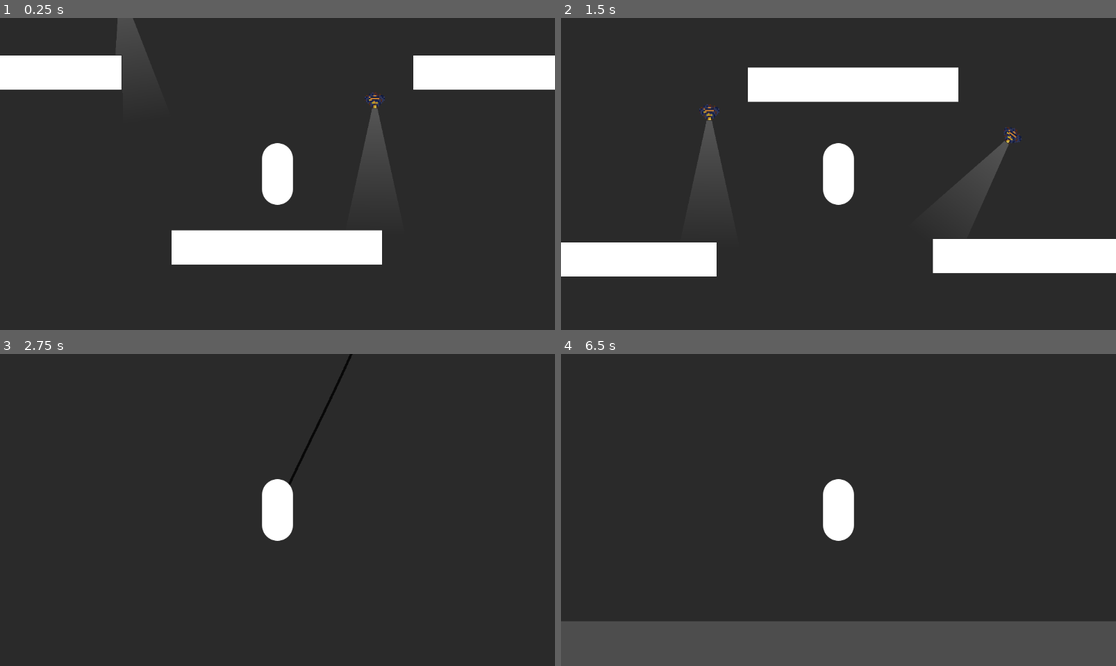
Above: before the commit, frames 1-4 (two rows, left to right).
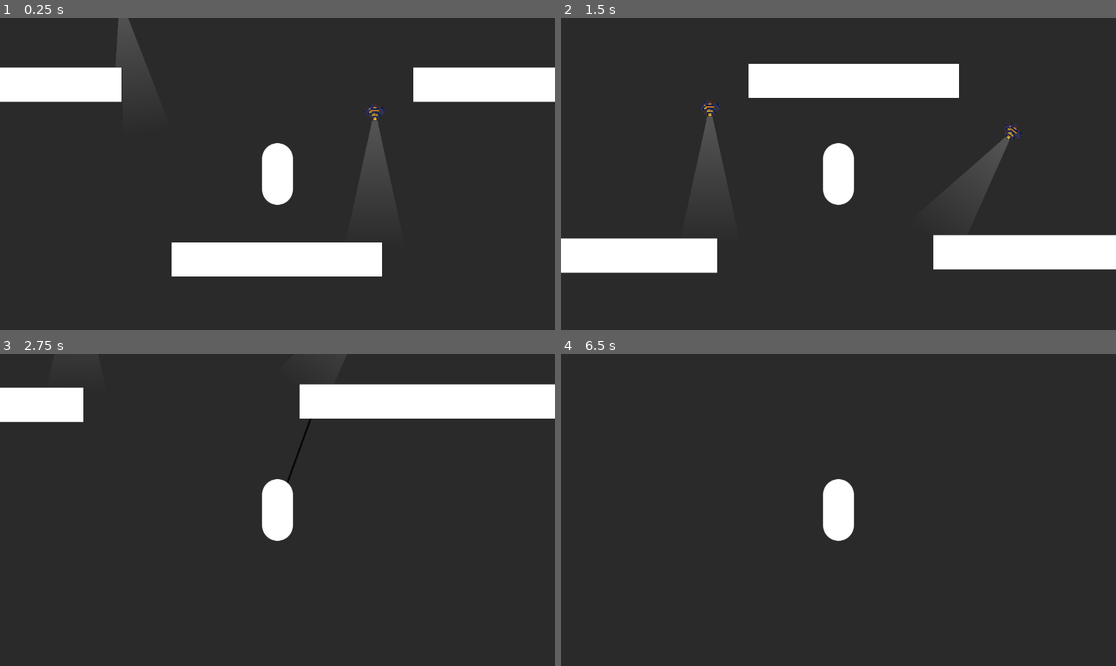
Above: after the commit, the same moments.

Repository: cookiemonsternz/SLIFT-Public
Game: Godot game, scene res://scenes/test.tscn
Two runs of this game, one before a commit and one after it. Both use one fixed random seed, a clock stepped at 60 frames per second and the inputs below.
Inputs (mouse positions are in pixels of both pictures, inside the frame that each line leads up to):
- Up to frame 1 (0.25 s): no input
- Up to frame 2 (1.5 s): move the mouse to (960, 158) at 0.52 s; press the mouse at (960, 158) at 0.53 s; hold D (move_right) from 0.53 s (still down); tap Space (player_jump) at 0.77 s; right-click (960, 158) at 0.8 s; move the mouse to (727, 189) at 1.27 s; release the mouse at (727, 189) at 1.28 s; right-click (727, 189) at 1.35 s
- Up to frame 3 (2.75 s): tap Space (player_jump) at 1.52 s; click (166, 525) at 1.55 s; move the mouse to (333, 441) at 2.02 s; release D (move_right) at 2.03 s; press the mouse at (333, 441) at 2.03 s; hold A (move_left) from 2.03 s (still down); right-click (333, 441) at 2.3 s
- Up to frame 4 (6.5 s): move the mouse to (810, 572) at 2.77 s; release A (move_left) at 2.78 s; release the mouse at (810, 572) at 2.78 s; hold D (move_right) 2.78-4.28 s; right-click (810, 572) at 2.85 s; tap Space (player_jump) at 3.02, 3.77, 4.52, 5, 6.02 s; click (810, 572) at 3.05 s; move the mouse to (1005, 556) at 3.52 s; press the mouse at (1005, 556) at 3.53 s; right-click (1005, 556) at 3.8 s; tap Enter at 4.25, 5.75 s; move the mouse to (672, 463) at 4.27 s; release the mouse at (672, 463) at 4.28 s; hold A (move_left) 4.28-5.03 s; right-click (672, 463) at 4.35 s; click (672, 463) at 4.55 s; move the mouse to (866, 510) at 5.02 s; press the mouse at (866, 510) at 5.03 s; hold D (move_right) 5.03-5.78 s; right-click (866, 510) at 5.3 s; move the mouse to (755, 432) at 5.77 s; release the mouse at (755, 432) at 5.78 s; hold A (move_left) from 5.78 s (still down); right-click (755, 432) at 5.85 s; click (755, 432) at 6.05 s

The runs differ from the first frame. In frame 1, 7.2% of the frame differs, in the area x 0-100%, y 0-83%; in frame 2, 3.1%; in frame 3, 7.0%; in frame 4, 14%, in the area x 0-100%, y 85-100%.

Commit message:
fixed physics jitter

Diff:
--- a/project.godot
+++ b/project.godot
@@ -58,3 +58,7 @@
 2d_physics/layer_2="Rigidbodies"
 2d_physics/layer_3="Light"
 2d_physics/layer_4="Player"
+
+[physics]
+
+common/physics_jitter_fix=1.0
--- a/scenes/characters/player.tscn
+++ /dev/null
@@ -1,152 +0,0 @@
-[gd_scene load_steps=14 format=3 uid="uid://bjk2n8cwtbfil"]
-
-[ext_resource type="Script" path="res://addons/shape_texture_2d/shape_texture_2d.gd" id="1_42r4y"]
-[ext_resource type="Script" path="res://scripts/characters/player.gd" id="1_l73r6"]
-[ext_resource type="Script" path="res://addons/shape_texture_2d/drawable_capsule.gd" id="2_61cpy"]
-[ext_resource type="PackedScene" uid="uid://cbfarsdxo3xll" path="res://scenes/characters/components/rope.tscn" id="4_yprrp"]
-[ext_resource type="Script" path="res://scripts/characters/components/player_physics_follow.gd" id="5_74d1f"]
-[ext_resource type="PackedScene" uid="uid://2yvmq877upop" path="res://scenes/characters/components/health_component.tscn" id="6_xgtbg"]
-
-[sub_resource type="CapsuleShape2D" id="CapsuleShape2D_rh5mj"]
-radius = 31.0
-height = 126.0
-
-[sub_resource type="Resource" id="Resource_12rae"]
-script = ExtResource("2_61cpy")
-width = 0.5
-
-[sub_resource type="Texture2D" id="Texture2D_7im1b"]
-resource_local_to_scene = false
-resource_name = ""
-script = ExtResource("1_42r4y")
-size = Vector2i(128, 128)
-shape = SubResource("Resource_12rae")
-fill_type = 0
-fill_color = Color(1, 1, 1, 1)
-fill_from = Vector2(0, 0)
-fill_to = Vector2(1, 0)
-fill_repeat = "pad"
-stroke_type = 0
-stroke_width = 0.0
-stroke_color = Color(0, 0, 0, 1)
-stroke_from = Vector2(0, 0)
-stroke_to = Vector2(1, 0)
-stroke_repeat = "pad"
-stroke_joint = "round"
-offset = Vector2(0, 0)
-rotation = 0.0
-scale = Vector2(1, 1)
-
-[sub_resource type="Curve" id="Curve_5ylw7"]
-min_value = -1.0
-_data = [Vector2(0, 0), 0.0, 0.0, 0, 0, Vector2(0.320225, 0.648352), 0.0, 0.0, 0, 0, Vector2(0.724719, -0.560439), 0.0, 0.0, 0, 0, Vector2(1, 0), 0.0, 0.0, 0, 0]
-point_count = 4
-
-[sub_resource type="Curve" id="Curve_gldd0"]
-_data = [Vector2(0, 0), 0.0, 1.0, 0, 1, Vector2(1, 1), 1.0, 0.0, 1, 0]
-point_count = 2
-
-[sub_resource type="RectangleShape2D" id="RectangleShape2D_17qc7"]
-size = Vector2(46, 108)
-
-[sub_resource type="OccluderPolygon2D" id="OccluderPolygon2D_l5py8"]
-polygon = PackedVector2Array(-5, -64, 7, -65, 17, -61, 26, -53, 32, -40, 32, 17, 32, 43, 23, 56, 12, 64, -11, 64, -25, 55, -32, 40, -33, 18, -33, -38, -28, -50, -20, -58, -12, -63)
-
-[node name="Player" type="CharacterBody2D" node_paths=PackedStringArray("grapple_origin", "rope1", "rope2", "raycast", "player_physics_follow", "jump_buffer_timer", "coyote_time_timer", "ground_cast", "health_component", "do_delete_timer") groups=["Player"]]
-collision_layer = 8
-collision_mask = 13
-script = ExtResource("1_l73r6")
-grapple_origin = NodePath("Grapple Components/GrappleOrigin")
-rope1 = NodePath("Grapple Components/Rope1")
-rope2 = NodePath("Grapple Components/Rope2")
-raycast = NodePath("Grapple Components/RayCast2D")
-player_physics_follow = NodePath("Grapple Components/PlayerPhysicsFollow")
-launch_type = 1
-launch_speed = 20.0
-damping = 0.9
-jump_buffer_timer = NodePath("JumpBufferTimer")
-coyote_time_timer = NodePath("CoyoteTimeTimer")
-ground_cast = NodePath("GroundCast")
-gravity_strength = 700.0
-coyote_time_time = 0.25
-health_component = NodePath("Health Component")
-do_delete_timer = NodePath("Timer")
-
-[node name="CollisionShape2D" type="CollisionShape2D" parent="."]
-shape = SubResource("CapsuleShape2D_rh5mj")
-
-[node name="GroundCast" type="RayCast2D" parent="."]
-target_position = Vector2(0, 65)
-
-[node name="Sprite2D" type="Sprite2D" parent="."]
-texture = SubResource("Texture2D_7im1b")
-
-[node name="Camera2D" type="Camera2D" parent="."]
-
-[node name="JumpBufferTimer" type="Timer" parent="."]
-one_shot = true
-
-[node name="CoyoteTimeTimer" type="Timer" parent="."]
-one_shot = true
-
-[node name="VelocityTimer" type="Timer" parent="."]
-wait_time = 0.327
-one_shot = true
-
-[node name="Grapple Components" type="Node2D" parent="."]
-
-[node name="GrappleOrigin" type="Marker2D" parent="Grapple Components"]
-
-[node name="Rope1" parent="Grapple Components" node_paths=PackedStringArray("grapple_origin", "player") instance=ExtResource("4_yprrp")]
-z_index = -1
-width = 4.0
-default_color = Color(0, 0, 0, 1)
-joint_mode = 2
-begin_cap_mode = 2
-end_cap_mode = 2
-antialiased = true
-grapple_origin = NodePath("../GrappleOrigin")
-player = NodePath("../..")
-animation_curve = SubResource("Curve_5ylw7")
-animation_scale = 8.461
-rope_progression_curve = SubResource("Curve_gldd0")
-rope_progression_speed = 9.0
-
-[node name="Rope2" parent="Grapple Components" node_paths=PackedStringArray("grapple_origin", "player") instance=ExtResource("4_yprrp")]
-z_index = -1
-width = 4.0
-default_color = Color(0, 0, 0, 1)
-joint_mode = 2
-begin_cap_mode = 2
-end_cap_mode = 2
-antialiased = true
-grapple_origin = NodePath("../GrappleOrigin")
-player = NodePath("../..")
-side = 1
-animation_curve = SubResource("Curve_5ylw7")
-animation_scale = 8.461
-rope_progression_curve = SubResource("Curve_gldd0")
-rope_progression_speed = 9.0
-
-[node name="RayCast2D" type="RayCast2D" parent="Grapple Components"]
-
-[node name="PlayerPhysicsFollow" type="RigidBody2D" parent="Grapple Components"]
-top_level = true
-collision_layer = 2
-collision_mask = 5
-lock_rotation = true
-script = ExtResource("5_74d1f")
-
-[node name="CollisionShape2D" type="CollisionShape2D" parent="Grapple Components/PlayerPhysicsFollow"]
-shape = SubResource("RectangleShape2D_17qc7")
-
-[node name="Health Component" parent="." instance=ExtResource("6_xgtbg")]
-
-[node name="Timer" type="Timer" parent="."]
-wait_time = 0.1
-one_shot = true
-
-[node name="LightOccluder2D" type="LightOccluder2D" parent="."]
-occluder = SubResource("OccluderPolygon2D_l5py8")
-
-[connection signal="timeout" from="VelocityTimer" to="." method="_on_velocity_timer_timeout"]
--- a/scenes/player.tscn
+++ b/scenes/player.tscn
@@ -1,14 +1,14 @@
-[gd_scene load_steps=16 format=3 uid="uid://brkdvlqw0t3sp"]
+[gd_scene load_steps=14 format=3 uid="uid://bjk2n8cwtbfil"]
 
 [ext_resource type="Script" path="res://addons/shape_texture_2d/shape_texture_2d.gd" id="1_42r4y"]
 [ext_resource type="Script" path="res://scripts/characters/player.gd" id="1_x5w3x"]
 [ext_resource type="Script" path="res://addons/shape_texture_2d/drawable_capsule.gd" id="2_61cpy"]
 [ext_resource type="PackedScene" uid="uid://cbfarsdxo3xll" path="res://scenes/characters/components/rope.tscn" id="4_bcbn3"]
 [ext_resource type="Script" path="res://scripts/characters/components/player_physics_follow.gd" id="5_8xicw"]
-[ext_resource type="PackedScene" uid="uid://bhjgp50f0jlye" path="res://scenes/health_component.tscn" id="6_xgtbg"]
+[ext_resource type="PackedScene" uid="uid://2yvmq877upop" path="res://scenes/characters/components/health_component.tscn" id="6_orm0g"]
 
 [sub_resource type="CapsuleShape2D" id="CapsuleShape2D_rh5mj"]
-radius = 31.0
+radius = 32.0
 height = 126.0
 
 [sub_resource type="Resource" id="Resource_12rae"]
@@ -37,31 +37,23 @@
 rotation = 0.0
 scale = Vector2(1, 1)
 
-[sub_resource type="Curve" id="Curve_c2gwt"]
+[sub_resource type="Curve" id="Curve_5ylw7"]
 min_value = -1.0
-_data = [Vector2(0, 0.0109891), 0.0, 0.0, 0, 0, Vector2(0.292135, -0.362637), 0.0, 0.0, 0, 0, Vector2(0.646067, 0.428571), 0.0, 0.0, 0, 0, Vector2(1, -0.076923), 0.0, 0.0, 0, 0]
+_data = [Vector2(0, 0), 0.0, 0.0, 0, 0, Vector2(0.320225, 0.648352), 0.0, 0.0, 0, 0, Vector2(0.724719, -0.560439), 0.0, 0.0, 0, 0, Vector2(1, 0), 0.0, 0.0, 0, 0]
 point_count = 4
 
-[sub_resource type="Curve" id="Curve_e8fp3"]
+[sub_resource type="Curve" id="Curve_gldd0"]
 _data = [Vector2(0, 0), 0.0, 1.0, 0, 1, Vector2(1, 1), 1.0, 0.0, 1, 0]
 point_count = 2
 
-[sub_resource type="Curve" id="Curve_0ewrl"]
-min_value = -1.0
-_data = [Vector2(0, 0.0329671), 0.0, 0.0, 0, 0, Vector2(0.286517, -0.362637), 0.0, 0.0, 0, 0, Vector2(0.623596, 0.538462), 0.0, 0.0, 0, 0, Vector2(0.960674, 0.0769231), 0.0, 0.0, 0, 0]
-point_count = 4
+[sub_resource type="CapsuleShape2D" id="CapsuleShape2D_eru5a"]
+radius = 32.0
+height = 128.0
 
-[sub_resource type="Curve" id="Curve_3wnwk"]
-_data = [Vector2(0, 0), 0.0, 1.0, 0, 1, Vector2(1, 1), 1.0, 0.0, 1, 0]
-point_count = 2
+[sub_resource type="OccluderPolygon2D" id="OccluderPolygon2D_l5py8"]
+polygon = PackedVector2Array(-5, -64, 7, -65, 17, -61, 26, -53, 32, -40, 32, 17, 32, 43, 23, 56, 12, 64, -11, 64, -25, 55, -32, 40, -33, 18, -33, -38, -28, -50, -20, -58, -12, -63)
 
-[sub_resource type="RectangleShape2D" id="RectangleShape2D_17qc7"]
-size = Vector2(46, 108)
-
-[sub_resource type="OccluderPolygon2D" id="OccluderPolygon2D_buxd2"]
-polygon = PackedVector2Array(-4, -65, -23, -55, -29, -45, -33, -27, -32, 43, -24, 55, -8, 63, 7, 63, 24, 54, 32, 38, 33, -36, 23, -55, 11, -63)
-
-[node name="Player" type="CharacterBody2D" node_paths=PackedStringArray("grapple_origin", "rope1", "rope2", "raycast", "player_physics_follow", "ceiling_cast", "jump_buffer_timer", "coyote_time_timer", "ground_cast", "player", "velocity_timer", "health_component", "do_delete_timer") groups=["Player"]]
+[node name="Player" type="CharacterBody2D" node_paths=PackedStringArray("grapple_origin", "rope1", "rope2", "raycast", "player_physics_follow", "jump_buffer_timer", "coyote_time_timer", "ground_cast", "player", "velocity_timer", "health_component", "do_delete_timer") groups=["Player"]]
 collision_layer = 8
 collision_mask = 13
 script = ExtResource("1_x5w3x")
@@ -70,7 +62,6 @@
 rope2 = NodePath("Grapple Components/Rope2")
 raycast = NodePath("Grapple Components/RayCast2D")
 player_physics_follow = NodePath("Grapple Components/PlayerPhysicsFollow")
-ceiling_cast = NodePath("CeilingCast")
 launch_type = 1
 launch_speed = 20.0
 damping = 0.9
@@ -78,7 +69,8 @@
 coyote_time_timer = NodePath("CoyoteTimeTimer")
 ground_cast = NodePath("GroundCast")
 player = NodePath(".")
-gravity_strength = 1500.0
+gravity_strength = 700.0
+coyote_time_time = 0.25
 velocity_timer = NodePath("VelocityTimer")
 health_component = NodePath("Health Component")
 do_delete_timer = NodePath("Timer")
@@ -89,14 +81,11 @@
 [node name="GroundCast" type="RayCast2D" parent="."]
 target_position = Vector2(0, 65)
 
-[node name="CeilingCast" type="RayCast2D" parent="."]
-rotation = 3.14159
-target_position = Vector2(5.7699e-06, 66)
-
 [node name="Sprite2D" type="Sprite2D" parent="."]
 texture = SubResource("Texture2D_7im1b")
 
 [node name="Camera2D" type="Camera2D" parent="."]
+position_smoothing_speed = 1.0
 
 [node name="JumpBufferTimer" type="Timer" parent="."]
 one_shot = true
@@ -113,20 +102,24 @@
 [node name="GrappleOrigin" type="Marker2D" parent="Grapple Components"]
 
 [node name="Rope1" parent="Grapple Components" node_paths=PackedStringArray("grapple_origin", "player") instance=ExtResource("4_bcbn3")]
+width = 4.0
+antialiased = true
 grapple_origin = NodePath("../GrappleOrigin")
 player = NodePath("../..")
-animation_curve = SubResource("Curve_c2gwt")
-animation_scale = 8.5
-rope_progression_curve = SubResource("Curve_e8fp3")
+animation_curve = SubResource("Curve_5ylw7")
+animation_scale = 8.461
+rope_progression_curve = SubResource("Curve_gldd0")
 rope_progression_speed = 9.0
 
 [node name="Rope2" parent="Grapple Components" node_paths=PackedStringArray("grapple_origin", "player") instance=ExtResource("4_bcbn3")]
+width = 4.0
+antialiased = true
 grapple_origin = NodePath("../GrappleOrigin")
 player = NodePath("../..")
 side = 1
-animation_curve = SubResource("Curve_0ewrl")
-animation_scale = 8.5
-rope_progression_curve = SubResource("Curve_3wnwk")
+animation_curve = SubResource("Curve_5ylw7")
+animation_scale = 8.461
+rope_progression_curve = SubResource("Curve_gldd0")
 rope_progression_speed = 9.0
 
 [node name="RayCast2D" type="RayCast2D" parent="Grapple Components"]
@@ -139,15 +132,15 @@
 script = ExtResource("5_8xicw")
 
 [node name="CollisionShape2D" type="CollisionShape2D" parent="Grapple Components/PlayerPhysicsFollow"]
-shape = SubResource("RectangleShape2D_17qc7")
+shape = SubResource("CapsuleShape2D_eru5a")
 
-[node name="Health Component" parent="." instance=ExtResource("6_xgtbg")]
+[node name="Health Component" parent="." instance=ExtResource("6_orm0g")]
 
 [node name="Timer" type="Timer" parent="."]
 wait_time = 0.1
 one_shot = true
 
 [node name="LightOccluder2D" type="LightOccluder2D" parent="."]
-occluder = SubResource("OccluderPolygon2D_buxd2")
+occluder = SubResource("OccluderPolygon2D_l5py8")
 
 [connection signal="timeout" from="VelocityTimer" to="." method="_on_velocity_timer_timeout"]
--- a/scripts/characters/player.gd
+++ b/scripts/characters/player.gd
@@ -187,6 +187,7 @@
 
 			move_and_slide()
 		MoveStates.AIR:
+			global_position = player_physics_follow.global_position
 			if not ground_cast.is_colliding():
 				barrier = false
 			velocity_add = player_physics_follow.linear_velocity.x
@@ -204,28 +205,18 @@
 					spring_joints[0].queue_free()
 					rope1.disable()
 
-			global_position = global_position.move_toward(player_physics_follow.global_position, delta * 2000)
-
 func _physics_process(_delta: float) -> void:
 	handle_grapple_input()
 	match current_move_mode:
 		MoveStates.GROUND:
 			player_physics_follow.set_pos(global_position)
 			player_physics_follow.set_vel(velocity)
-			#print(velocity.x)
 		MoveStates.AIR:
 			velocity_apply = false
 			craig = true
 			move_mode_two = true
 			if spring_joints[0] == null and spring_joints[1] == null and player_physics_follow.linear_velocity.x == 0 and player_physics_follow.linear_velocity.y == 0:
-				player_physics_follow.global_position.y -= 1
-			#if not Input.is_action_pressed("grapple_left") and not Input.is_action_pressed("grapple_right"):
-				#current_move_mode = MoveStates.GROUND
-				#velocity = player_physics_follow.linear_velocity
-			#if spring_joint != null and spring_joint.length >= 30:
-				#print(spring_joint.length)
-				#spring_joint.length -= 5
-				#spring_joint.rest_length -= 5
+				player_physics_follow.set_pos(Vector2(player_physics_follow.global_position.x, player_physics_follow.global_position.y - 1))
 
 func handle_grapple_input():
 	if Input.is_action_just_pressed("grapple_left"):
Not shown: 1 places in scenes/test.tscn that only renumber resources
Renamed: scenes/light.tscn -> scripts/characters/components/light.tscn
